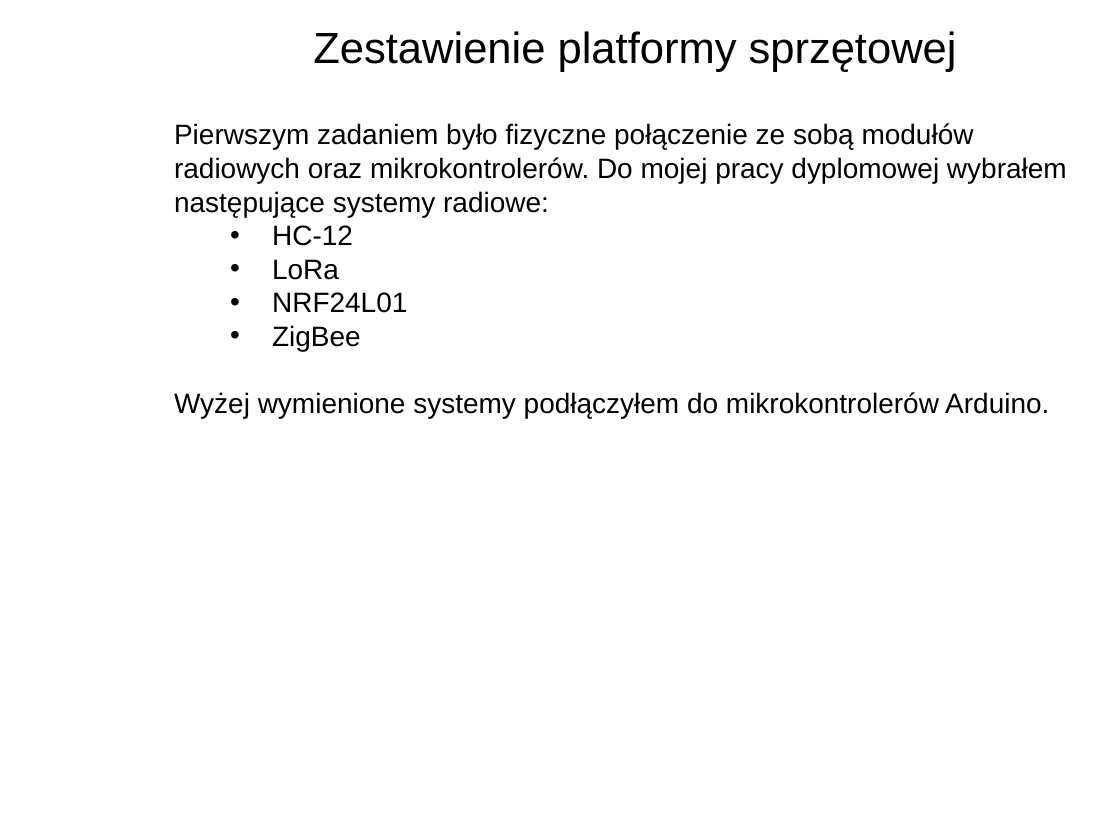
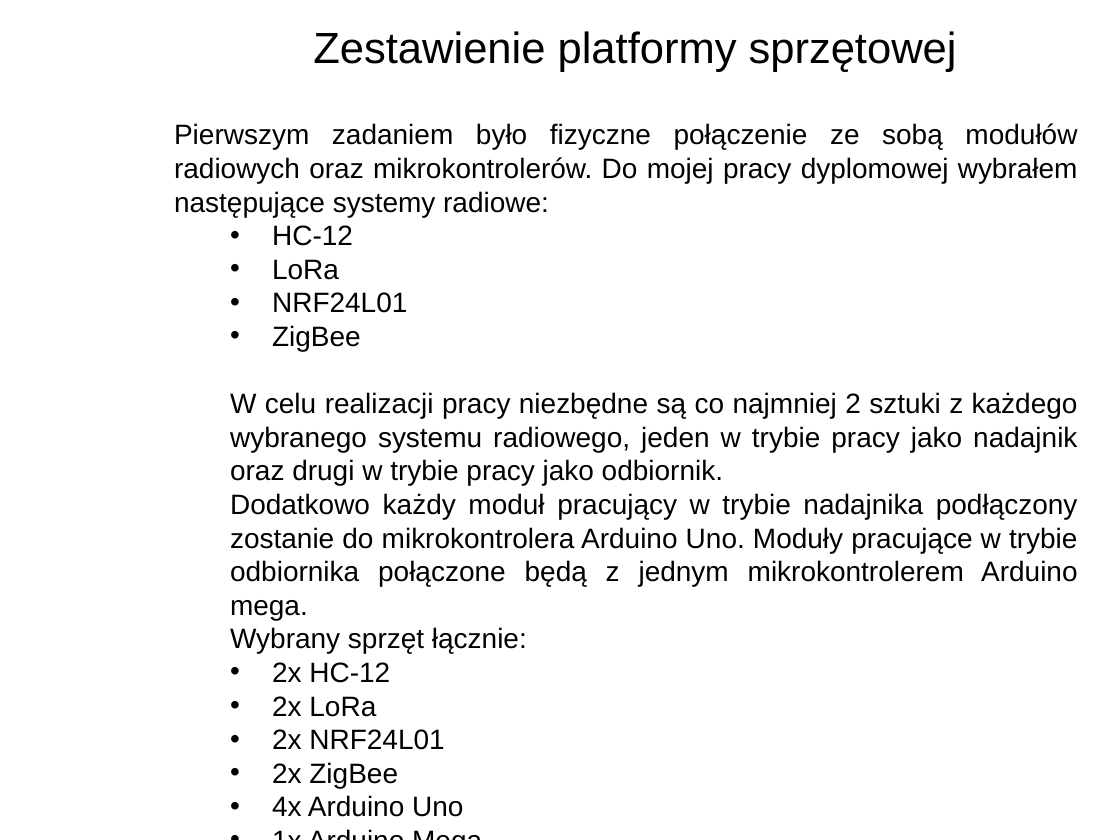
Before and after one commit to TomaszBorusiewicz/praca_magisterska, a slide deck: slide 4 of Prezentacja.pptx. Drawn at 1120x840 pixels with LibreOffice and Linux fonts; fonts in the diff are those of the drawing; background and template pictures are left out. Boxes give left, top, right and bottom in pixels: in the first picture for what was removed or moved away, otherwise in the second. Text is boxed around its words. In the diff, an @@ line names an element or a change of style, - is before the commit and + after.

Commit message:
Aktualizacja oraz kodów systemów transmisji bezprzewodowych + user manual dla HC-12

```diff
--- a/Prezentacja.pptx
+++ b/Prezentacja.pptx
@@ text at [174,123,1078,217]: alignment left to justified @@
@@ text at [230,392,1078,817]: text changed @@
-Wyżej wymienione systemy podłączyłem do mikrokontrolerów Arduino.
+W celu realizacji pracy niezbędne są co najmniej 2 sztuki z każdego wybranego systemu radiowego, jeden w trybie pracy jako nadajnik oraz drugi w trybie pracy jako odbiornik.
+Dodatkowo każdy moduł pracujący w trybie nadajnika podłączony zostanie do mikrokontrolera Arduino Uno. Moduły pracujące w trybie odbiornika połączone będą z jednym mikrokontrolerem Arduino mega.
+Wybrany sprzęt łącznie:
+  • 2x HC-12
+  • 2x LoRa
+  • 2x NRF24L01
+  • 2x ZigBee
+  • 4x Arduino Uno
+  • 1x Arduino Mega
```
Also in this commit, not shown: 1 slide added, 10 other files.
